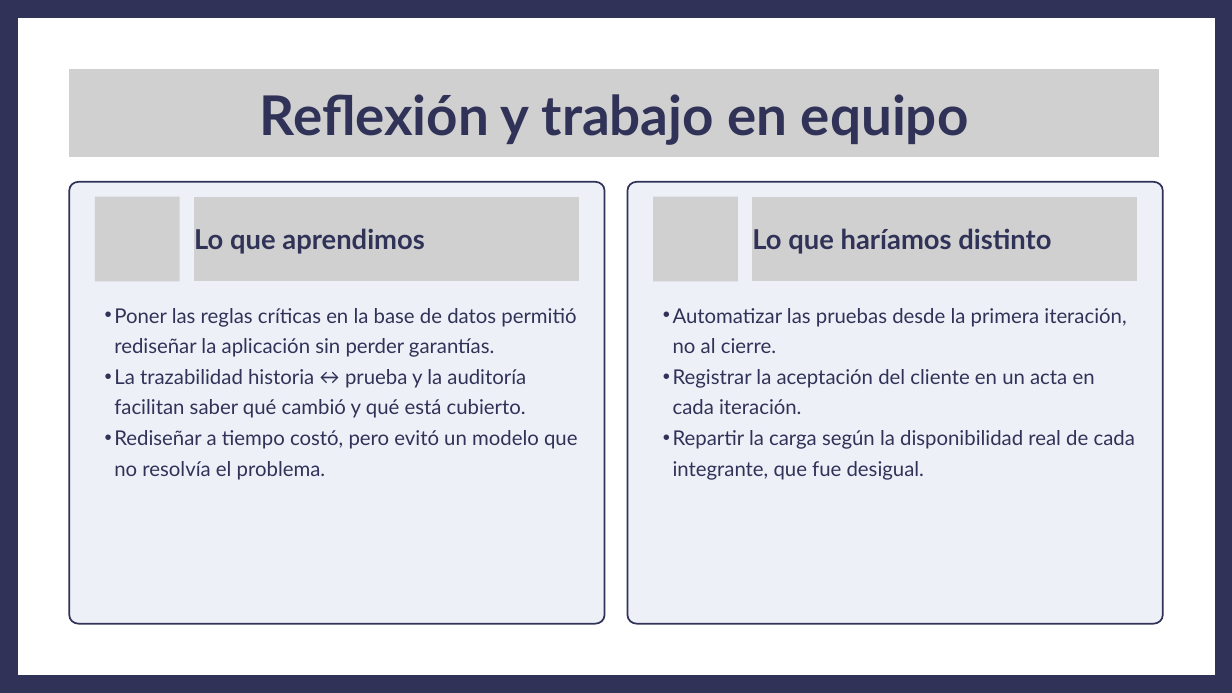
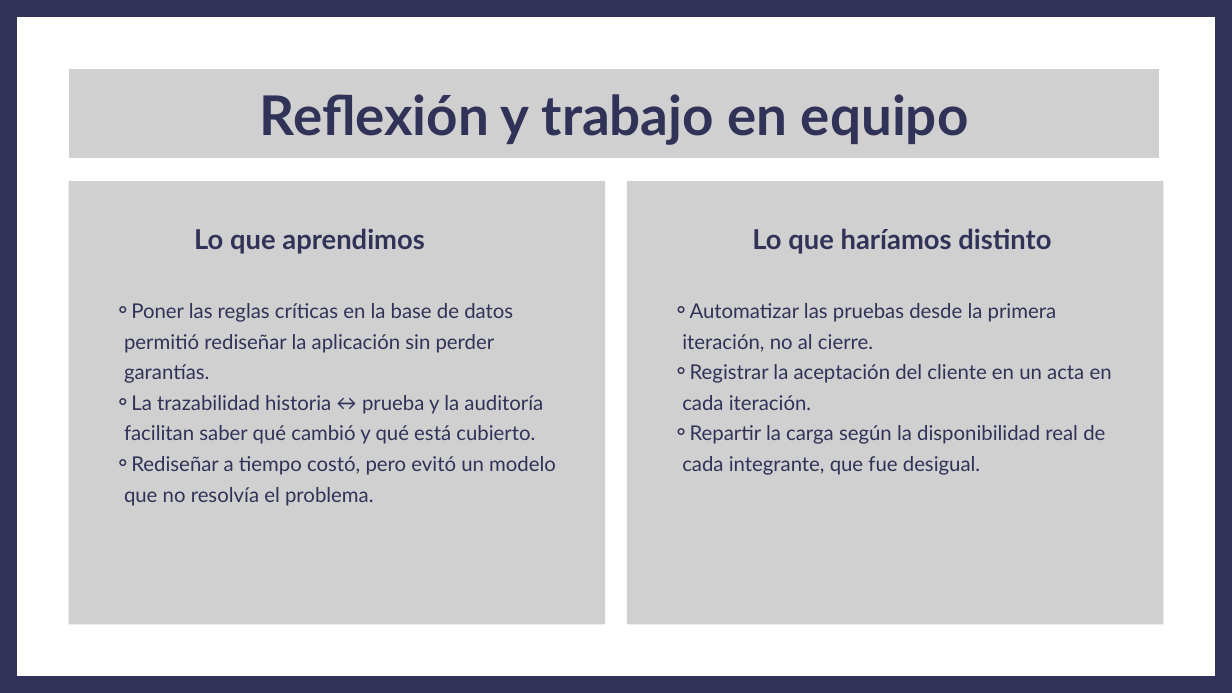
Before and after one commit to ezequielesq/SAN-BERNARDO-MALLEN-GONZALEZ-PTY4614-002D-EQUIPO-3, a slide deck: slide 13 of FASE 2/EVIDENCIAS PROYECTO/PRESENTACIÓN FASE 2 - CAPSTONE.pptx (slide 12 before the commit). Drawn at 1232x693 pixels with LibreOffice and Linux fonts; fonts in the diff are those of the drawing; grey boxes stand for pictures. Boxes give left, top, right and bottom in pixels: in the first picture for what was removed or moved away, otherwise in the second. Text is boxed around its words. In the diff, an @@ line names an element or a change of style, - is before the commit and + after.

```diff
--- a/FASE 2/EVIDENCIAS PROYECTO/PRESENTACIÓN FASE 2 - CAPSTONE.pptx
+++ b/FASE 2/EVIDENCIAS PROYECTO/PRESENTACIÓN FASE 2 - CAPSTONE.pptx
@@ picture added at [69, 181, 606, 624] @@
@@ freeform shape removed at [70, 182, 605, 623] @@
@@ picture added at [194, 197, 578, 282] @@
@@ picture added at [627, 181, 1164, 624] @@
@@ freeform shape removed at [628, 182, 1163, 623] @@
@@ picture added at [753, 197, 1137, 282] @@
@@ text "Poner las reglas críticas en ..." at [124, 303, 556, 506]: bullet • to ⚬; list level 2 to 3 in "Poner las reglas críticas en ..."; list level 2 to 3 in "La trazabilidad historia ↔ prueba ..."; list level 2 to 3 in "Rediseñar a tiempo costó, pero ..." @@
@@ text "Automatizar las pruebas desde la ..." at [682, 303, 1112, 475]: bullet • to ⚬; list level 2 to 3 in "Automatizar las pruebas desde la ..."; list level 2 to 3 in "Registrar la aceptación del cliente ..."; list level 2 to 3 in "Repartir la carga según la ..." @@
```
Also in this commit, not shown: 29 other slides changed, 2 slides added, 1 other file.
